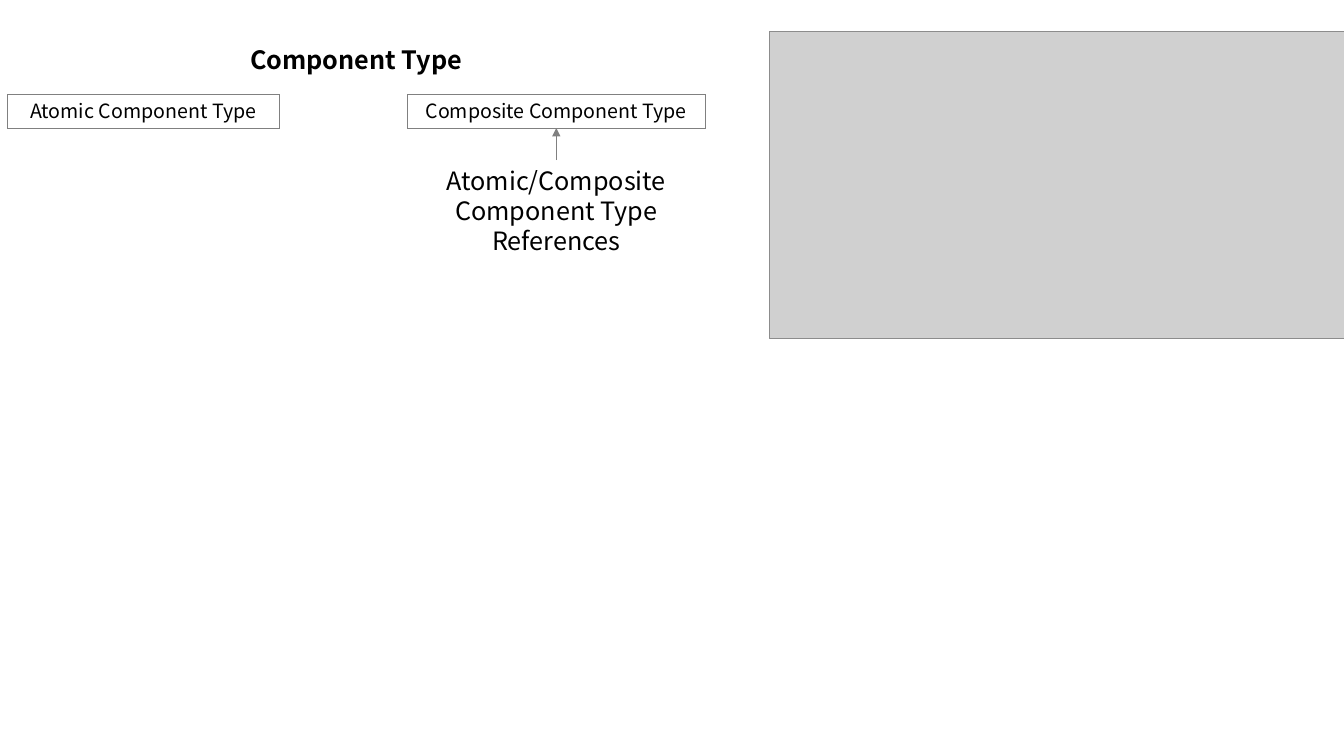
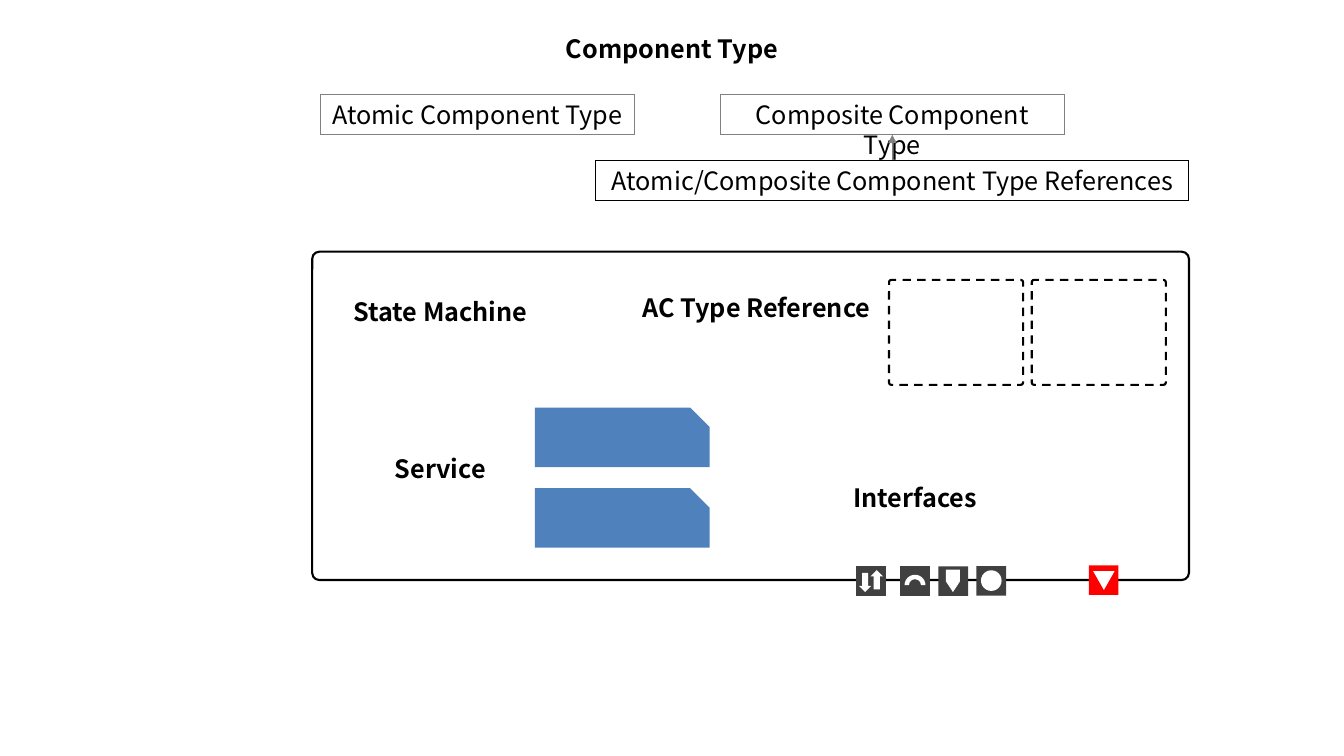
Before and after one commit to NTESEC-zg/OSAI, a slide deck: slide 19 of PPT/Component Model.pptx (slide 20 before the commit). Drawn at 1344x756 pixels with LibreOffice and Linux fonts; fonts in the diff are those of the drawing; grey boxes stand for pictures. Boxes give left, top, right and bottom in pixels: in the first picture for what was removed or moved away, otherwise in the second. Text is boxed around its words. In the diff, an @@ line names an element or a change of style, - is before the commit and + after.

```diff
--- a/PPT/Component Model.pptx
+++ b/PPT/Component Model.pptx
@@ text "Component Type": place and size @@
-text "Component Type" at (250,50,462,75)
+text "Component Type" at (566,39,778,64)
@@ picture removed at (769,32,1344,340) @@
@@ rectangle "Atomic Component Type": place and size @@
-rectangle "Atomic Component Type" at (7,94,279,128)
+rectangle "Atomic Component Type" at (321,94,634,134)
@@ rectangle "Atomic Component Type" at (321,94,634,134): size 14 to 18 pt @@
@@ rectangle "Composite Component Type" at (720,94,1065,134): size 14 to 18 pt @@
@@ rectangle "Composite Component Type": place and size @@
-rectangle "Composite Component Type" at (407,94,706,128)
+rectangle "Composite Component Type" at (720,94,1065,134)
@@ arrow moved from (557, 160) - (557, 128) to (892, 160) - (892, 135) @@
@@ rectangle "Atomic/Composite Component Type References": place and size @@
-rectangle "Atomic/Composite Component Type References" at (447,170,666,251)
+rectangle "Atomic/Composite Component Type References" at (596,160,1190,201)
@@ rectangle "Atomic/Composite Component Type References" at (596,160,1190,201): outline none to #000000 0.75 pt @@
@@ rounded rectangle added at (313,252,1190,581), outline #000000 1.5 pt @@
@@ text added at (642,296,870,323), 18 pt, text #000000, bold @@
+AC Type Reference
@@ rounded rectangle added at (889,280,1023,385), outline #000000 1.5 pt dashed @@
@@ rounded rectangle added at (1032,280,1167,385), outline #000000 1.5 pt dashed @@
@@ text added at (353,300,527,322), 18 pt, text #000000, bold @@
+State Machine
@@ snip rect added at (535,407,710,467), fill #4F81BD @@
@@ text added at (395,457,486,479), 18 pt, text #000000, bold @@
+Service
@@ snip rect added at (535,488,710,547), fill #4F81BD @@
@@ text added at (853,486,977,508), 18 pt, text #000000, bold @@
+Interfaces
@@ rectangle added at (856,567,885,596), fill #404040 @@
@@ rectangle added at (900,567,930,596), fill #404040 @@
@@ rectangle added at (939,567,968,596), fill #404040 @@
@@ rectangle added at (977,567,1006,596), fill #404040 @@
@@ rectangle added at (1089,566,1118,595), fill #FF0000 @@
@@ right arrow added at (860,573,872,592), fill #FFFFFF @@
@@ right arrow added at (871,570,883,589), fill #FFFFFF @@
@@ arch (boxed as its full ring) added at (904,575,926,596), fill #FFFFFF @@
@@ pentagon arrow added at (946,570,960,592), fill #FFFFFF @@
@@ ellipse added at (981,571,1001,591), fill #FFFFFF @@
@@ triangle added at (1094,572,1115,591), fill #FFFFFF @@
```
Also in this commit, not shown: 2 other slides changed, 3 slides added, 1 slide removed, 8 other files.
